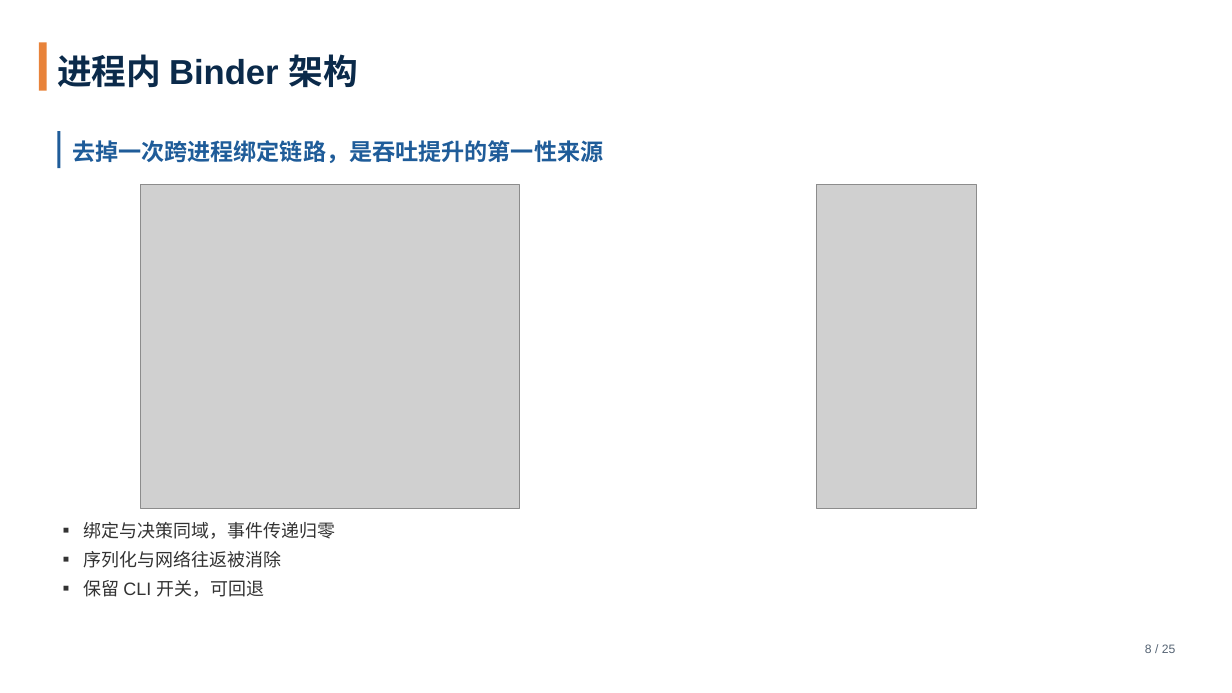
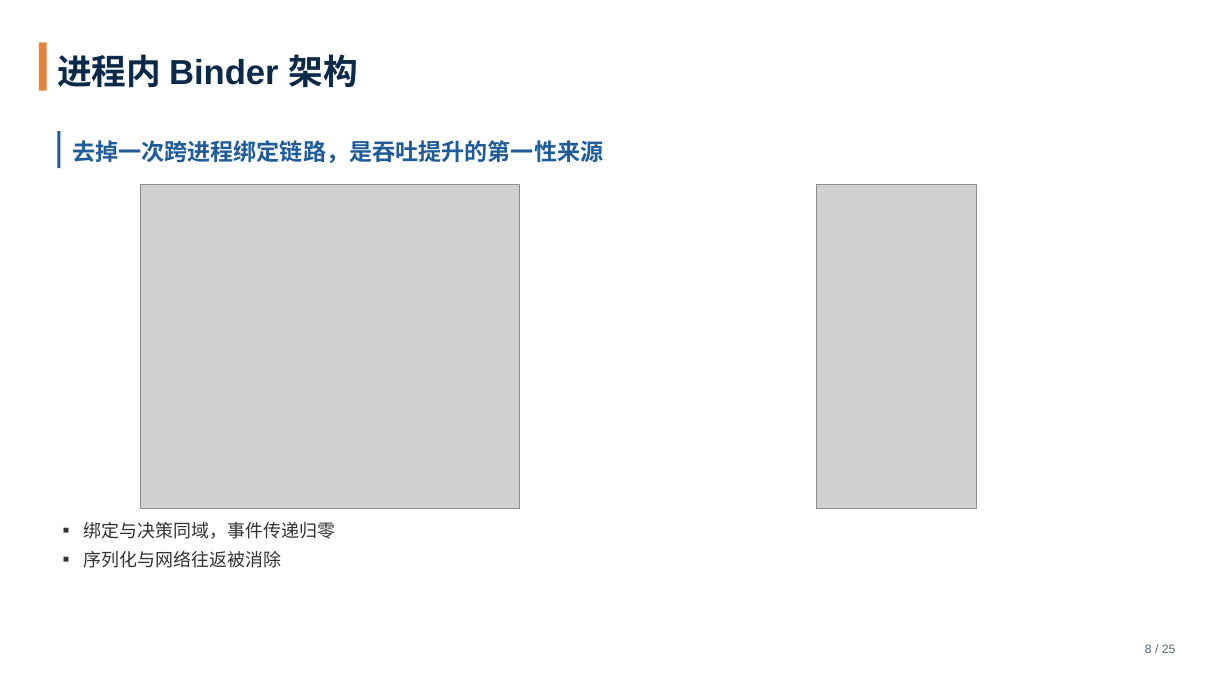
Before and after one commit to tengfei86/godel-scheduler, a slide deck: slide 8 of docs/thesis/defense/答辩PPT-基于etcd的分布式Kubernetes调度器.pptx. Drawn at 1232x693 pixels with LibreOffice and Linux fonts; fonts in the diff are those of the drawing; grey boxes stand for pictures. Boxes give left, top, right and bottom in pixels: in the first picture for what was removed or moved away, otherwise in the second. Text is boxed around its words. In the diff, an @@ line names an element or a change of style, - is before the commit and + after.

```diff
--- a/docs/thesis/defense/答辩PPT-基于etcd的分布式Kubernetes调度器.pptx
+++ b/docs/thesis/defense/答辩PPT-基于etcd的分布式Kubernetes调度器.pptx
@@ text at (83,580,264,597): paragraph removed @@
-▪ 保留 CLI 开关，可回退
```
Also in this commit, not shown: 3 other files.
